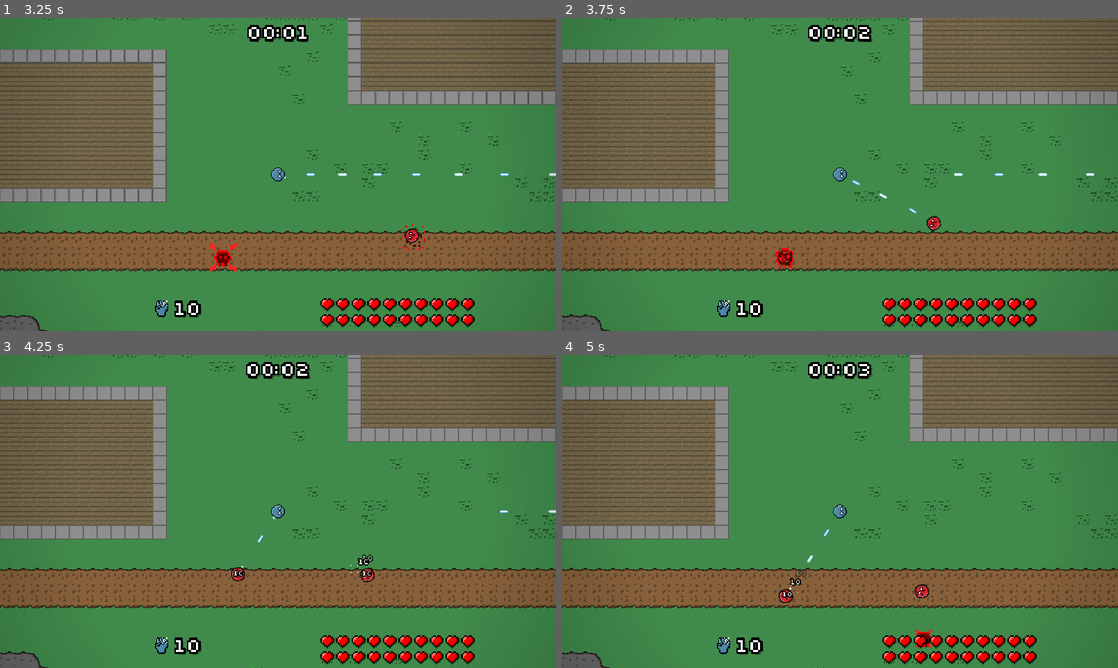
Above: before the commit, frames 1-4 (two rows, left to right).
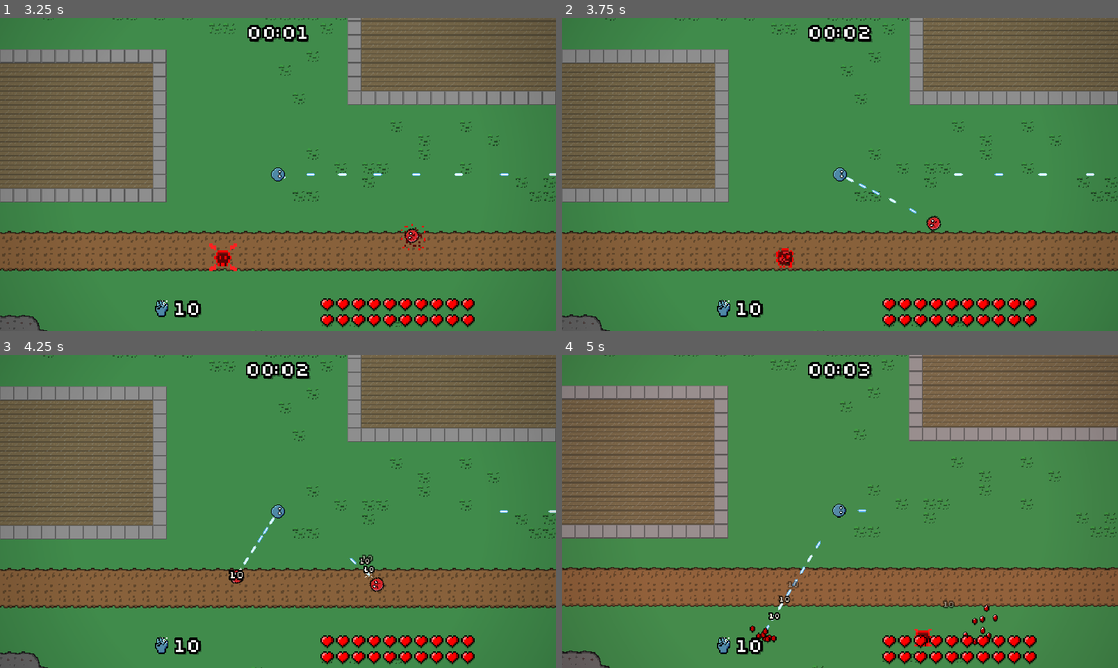
Above: after the commit, the same moments.

Repository: veprogames/top-down-incremental
Game: Godot game, scene res://main_menu/main_menu.tscn
Same seed, same stepped clock (60 frames per second), same inputs: the game is played once before the commit and once after it.
Inputs (mouse positions are in pixels of both pictures, inside the frame that each line leads up to):
- Up to frame 1 (3.25 s): click "Play" at 0.5 s; move the mouse to (305, 174) at 1.27 s; move the mouse to (250, 174) at 2.02 s; hold Escape (game_back) 2.03-2.75 s; click "Continue" at 2.75 s
- Up to frame 2 (3.75 s): move the mouse to (851, 168) at 3.52 s
- Up to frame 3 (4.25 s): no input
- Up to frame 4 (5 s): move the mouse to (834, 517) at 4.27 s

Frame 1 is identical in both runs. In frame 2, less than 0.1% of the frame differs, in the area x 51-61%, y 50-60%; in frame 3, 0.4%; in frame 4, 12%, in the area x 0-100%, y 0-100%.

Commit message:
player firerate based on nearest enemy distance instead of current movement speed

Diff:
--- a/bullet/player/bullet_player.gd
+++ b/bullet/player/bullet_player.gd
@@ -19,10 +19,6 @@
 var raycast_timer: float = 0.0
 
 @onready var audio_stream_player: AudioStreamPlayer = $AudioStreamPlayer
-
-
-func _ready() -> void:
-	audio_stream_player.pitch_scale = 0.5 + base_speed / 500
 
 
 func _process(_delta: float) -> void:
--- a/bullet/player/bullet_player.tscn
+++ b/bullet/player/bullet_player.tscn
@@ -39,4 +39,5 @@
 
 [node name="AudioStreamPlayer" type="AudioStreamPlayer" parent="." index="2"]
 stream = ExtResource("4_564fi")
+pitch_scale = 0.7
 autoplay = true
--- a/bullet/player/bullet_pod_player.gd
+++ b/bullet/player/bullet_pod_player.gd
@@ -11,5 +11,5 @@
 func create_bullet() -> BulletPlayer:
 	var bullet: BulletPlayer = super.create_bullet() as BulletPlayer
 	bullet.damage = player.player_damage.get_damage()
-	bullet.base_speed = player.velocity.length() * 0.25 + 100
+	bullet.base_speed = player.velocity.length() + 100
 	return bullet
--- a/player/player.gd
+++ b/player/player.gd
@@ -26,6 +26,9 @@
 var hp: int
 
 var gem_pitch: float = 0.8
+
+# used for not calculating nearest enemy every physics frame
+var cached_nearest_enemy: Enemy
 
 @export var player_damage: PlayerDamage
 
@@ -65,16 +68,28 @@
 
 	move_and_slide()
 
-	# calculate after slide to prevent "running into wall" exploit
-	var additional_firerate: float = 0.03 * velocity.length()
-	additional_firerate = minf(additional_firerate, 25)
-	shoot_timer += (5 + additional_firerate) * delta
+	shoot_timer += get_current_firerate() * delta
 
 	if shoot_timer >= 1.0:
 		shoot_timer -= 1.0
 		shoot.call_deferred()
 
 	invincibility_timer = maxf(0.0, invincibility_timer - delta)
+
+
+func get_current_firerate() -> float:
+	var nearest: Enemy = cached_nearest_enemy
+
+	if not is_instance_valid(nearest):
+		return 5
+
+	var distance: float = (nearest.global_position - global_position).length()
+	var additional: float = clampf(
+		remap(distance, 0, 200, 16, 0),
+		0,
+		15
+	)
+	return 5 + additional
 
 
 func get_shoot_angle(target: Enemy) -> float:
@@ -84,10 +99,11 @@
 
 
 func shoot() -> void:
-	var target: Enemy = auto_aim_area.get_nearest_enemy()
+	# recalculate cached nearest enemy only here
+	cached_nearest_enemy = auto_aim_area.get_nearest_enemy()
 	var bullet: BulletPlayer = bullet_pod_player.create_bullet()
-	bullet.rotation = get_shoot_angle(target)
-	bullet.target_enemy = target
+	bullet.rotation = get_shoot_angle(cached_nearest_enemy)
+	bullet.target_enemy = cached_nearest_enemy
 	owner.add_child(bullet)
 
 
